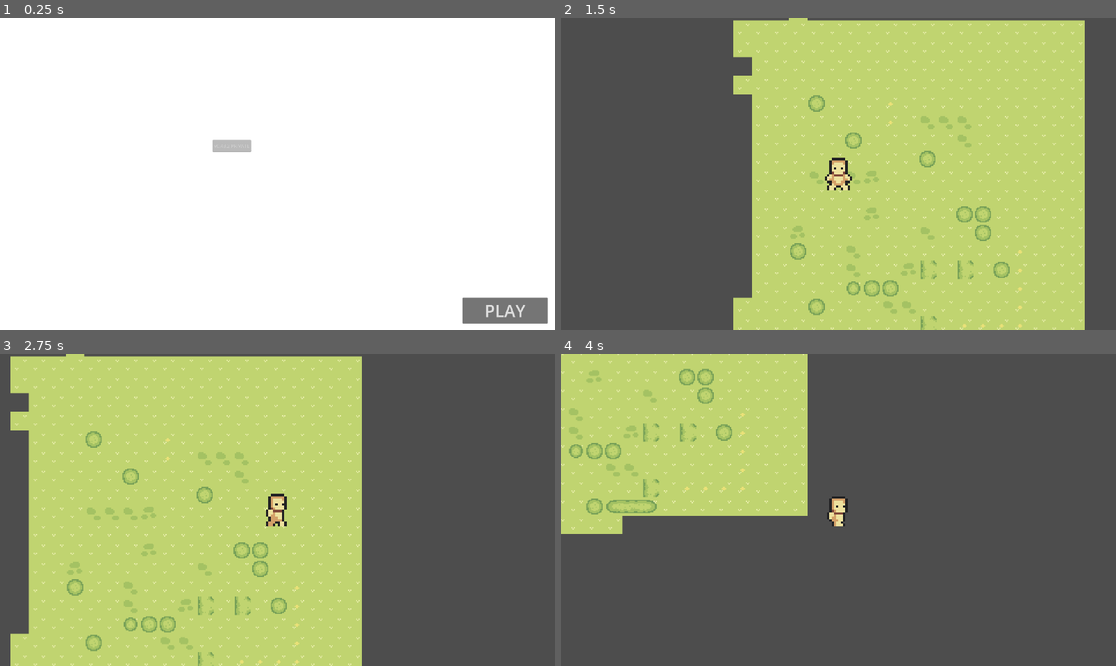
Above: before the commit, frames 1-4 (two rows, left to right).
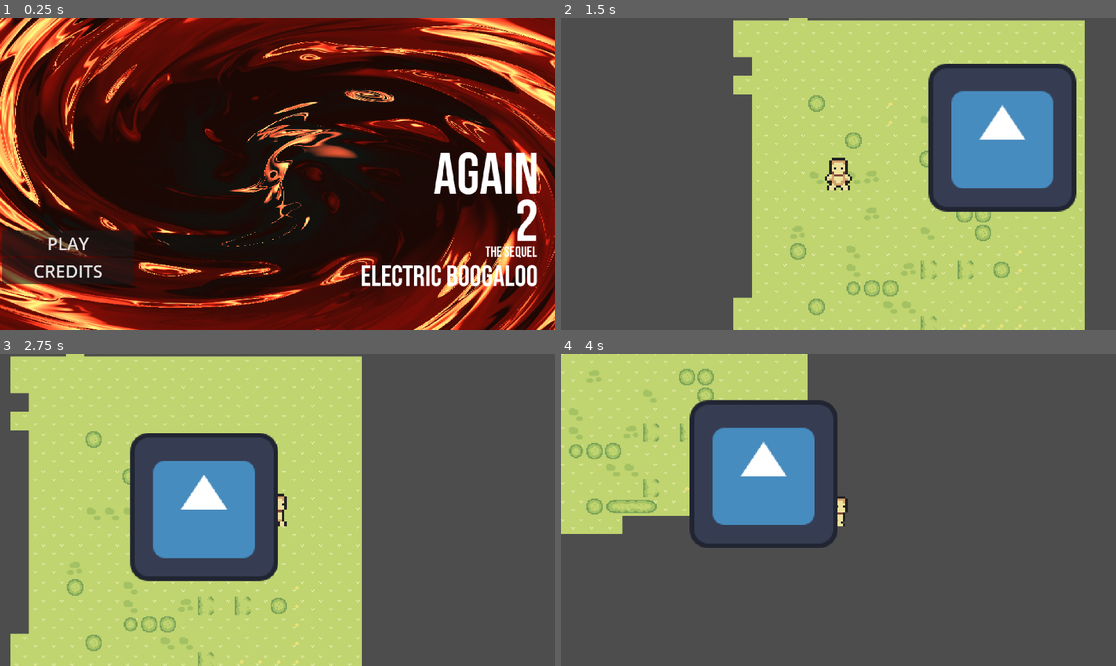
Above: after the commit, the same moments.

Repository: senhas-rgb/gmtk-2025
Game: Godot game, scene res://Scen/menu.tscn
Two runs of this game, one before a commit and one after it. Both use one fixed random seed, a clock stepped at 60 frames per second and the inputs below. The engine's default icon, where the game draws it, is replaced by a stand-in: a white triangle on a blue panel in a dark square.
Inputs (mouse positions are in pixels of both pictures, inside the frame that each line leads up to):
- Up to frame 1 (0.25 s): no input
- Up to frame 2 (1.5 s): click (627, 270) at 0.5 s, where only the run after the commit has a clickable "CREDITS"; click "PLAY" at 1.25 s
- Up to frame 3 (2.75 s): hold D (right) from 2.03 s (still down)
- Up to frame 4 (4 s): release D (right) at 2.78 s; hold S (down) 2.78-3.53 s; hold D (right) from 3.53 s (still down)

The runs differ from the first frame. In frame 1, 98% of the frame differs, in the area x 0-100%, y 0-100%; in frame 2, 13%; in frame 3, 12%; in frame 4, 9.7%.

Commit message:
myusic go bur

Diff:
--- a/timelooped/Characters/player.tscn
+++ b/timelooped/Characters/player.tscn
@@ -335,6 +335,9 @@
 [sub_resource type="RectangleShape2D" id="RectangleShape2D_5mj4t"]
 size = Vector2(24, 29)
 
+[sub_resource type="CircleShape2D" id="CircleShape2D_eovys"]
+radius = 62.1691
+
 [node name="Player" type="CharacterBody2D"]
 script = ExtResource("1_eovys")
 
@@ -353,3 +356,8 @@
 
 [node name="Camera2D" type="Camera2D" parent="."]
 zoom = Vector2(4, 4)
+
+[node name="Area2D" type="Area2D" parent="."]
+
+[node name="CollisionShape2D" type="CollisionShape2D" parent="Area2D"]
+shape = SubResource("CircleShape2D_eovys")
--- a/timelooped/Levels/game_level.tscn
+++ b/timelooped/Levels/game_level.tscn
@@ -1,8 +1,9 @@
-[gd_scene load_steps=6 format=3 uid="uid://mp43h0ywpc4a"]
+[gd_scene load_steps=7 format=3 uid="uid://mp43h0ywpc4a"]
 
 [ext_resource type="PackedScene" uid="uid://drq6i1r6e3n32" path="res://Characters/player.tscn" id="1_up8ek"]
 [ext_resource type="AudioStream" uid="uid://cggqbitt8gbfs" path="res://Art/background.ogg" id="2_wlvk4"]
 [ext_resource type="Texture2D" uid="uid://dt2i06flatmv8" path="res://Art/Tilesets/Grass.png" id="3_wmi5p"]
+[ext_resource type="PackedScene" uid="uid://crxcagibj7pxs" path="res://Characters/enemy.tscn" id="4_wownj"]
 
 [sub_resource type="TileSetAtlasSource" id="TileSetAtlasSource_wownj"]
 texture = ExtResource("3_wmi5p")
@@ -82,6 +83,7 @@
 [node name="GameLevel" type="Node2D"]
 
 [node name="Player" parent="." instance=ExtResource("1_up8ek")]
+unique_name_in_owner = true
 position = Vector2(75, 37)
 
 [node name="RemoteTransform2D" type="RemoteTransform2D" parent="Player"]
@@ -104,3 +106,6 @@
 
 [node name="Camera2D" type="Camera2D" parent="."]
 position = Vector2(75, 37)
+
+[node name="Enemy" parent="." instance=ExtResource("4_wownj")]
+position = Vector2(264, -5)
--- a/timelooped/Scen/meni.gd
+++ b/timelooped/Scen/meni.gd
@@ -1,6 +1,7 @@
 extends Control
 
-@onready var play: Button = $play
+@onready var play: Button = $VBoxContainer/play
+@onready var credit: Button = $VBoxContainer/credit
 @onready var audio_stream_player_2d: AudioStreamPlayer2D = $AudioStreamPlayer2D
 
 func _ready():
@@ -8,3 +9,11 @@
 
 func _on_play_pressed() -> void:
 	get_tree().change_scene_to_file("res://Levels/game_level.tscn")
+
+
+func _on_credit_pressed() -> void:
+	pass # Replace with function body.
+
+
+func _on_setting_pressed() -> void:
+	get_tree().change_scene_to_file("res://Scen/settings.tscn")
--- /dev/null
+++ b/timelooped/Scen/menu.gdshader
@@ -0,0 +1,62 @@
+shader_type canvas_item;
+//took it directly from balatro source code
+//buy balatro now
+
+
+uniform highp float spin_rotation_speed = 2.0;
+uniform highp float move_speed = 7.0;
+uniform highp vec2 offset = vec2(0., 0.);
+uniform highp vec4 colour_1 : source_color = vec4(0.871, 0.267, 0.231, 1.0);
+uniform highp vec4 colour_2 : source_color = vec4(0.0, 0.42, 0.706, 1.0);
+uniform highp vec4 colour_3 : source_color = vec4(0.086, 0.137, 0.145, 1.0);
+uniform highp float contrast = 3.5;
+uniform highp float lighting = 0.4;
+uniform highp float spin_amount = 0.25;
+uniform highp float pixel_filter = 740.;
+uniform bool is_rotating = false;
+#define SPIN_EASE 1.0
+
+
+vec4 effect(vec2 screenSize, vec2 screen_coords){
+
+	highp float pixel_size = length(screenSize.xy) / pixel_filter;
+    highp vec2 uv = (floor(screen_coords.xy*(1./pixel_size))*pixel_size - 0.5*screenSize.xy)/length(screenSize.xy) - offset;
+    highp float uv_len = length(uv);
+
+
+    highp float speed = (spin_rotation_speed*SPIN_EASE*0.2);
+	if(is_rotating){
+		speed = TIME * speed;
+	}
+	speed += 302.2;
+    highp float new_pixel_angle = (atan(uv.y, uv.x)) + speed - SPIN_EASE*20.*(1.*spin_amount*uv_len + (1. - 1.*spin_amount));
+    highp vec2 mid = (screenSize.xy/length(screenSize.xy))/2.;
+    uv = (vec2((uv_len * cos(new_pixel_angle) + mid.x), (uv_len * sin(new_pixel_angle) + mid.y)) - mid);
+
+    uv *= 30.;
+    speed = TIME*(move_speed);
+	highp vec2 uv2 = vec2(uv.x+uv.y);
+
+	for(int i=0; i < 5; i++) {
+		uv2 += sin(max(uv.x, uv.y)) + uv;
+		uv  += 0.5*vec2(cos(5.1123314 + 0.353*uv2.y + speed*0.131121),sin(uv2.x - 0.113*speed));
+		uv  -= 1.0*cos(uv.x + uv.y) - 1.0*sin(uv.x*0.711 - uv.y);
+	}
+
+
+    highp float contrast_mod = (0.25*contrast + 0.5*spin_amount + 1.2);
+	highp float paint_res = min(2., max(0.,length(uv)*(0.035)*contrast_mod));
+    highp float c1p = max(0.,1. - contrast_mod*abs(1.-paint_res));
+    highp float c2p = max(0.,1. - contrast_mod*abs(paint_res));
+    highp float c3p = 1. - min(1., c1p + c2p);
+
+	highp float ligth = (lighting - 0.2) * max(c1p*5. - 4., 0.) + lighting * max(c2p*5. - 4., 0.);
+	highp vec4 ret_col = (0.3/contrast)*colour_1 + (1. - 0.3/contrast)*(colour_1*c1p + colour_2*c2p + vec4(c3p*colour_3.rgb, c3p*colour_1.a)) + ligth;
+	return ret_col;
+}
+
+
+void fragment() {
+    vec2 uv = UV;
+	COLOR *= effect(TEXTURE_PIXEL_SIZE, uv);
+}
--- a/timelooped/Scen/menu.tscn
+++ b/timelooped/Scen/menu.tscn
@@ -1,10 +1,23 @@
-[gd_scene load_steps=5 format=3 uid="uid://cwfa3rmeaqdhy"]
+[gd_scene load_steps=6 format=3 uid="uid://cwfa3rmeaqdhy"]
 
 [ext_resource type="Script" uid="uid://kh2bdqh7a6ew" path="res://Scen/meni.gd" id="1_k2y38"]
 [ext_resource type="Texture2D" uid="uid://c7c4d5dol75hj" path="res://gayporn.png" id="2_0j7kw"]
-[ext_resource type="AudioStream" uid="uid://b5qbl5kqjrvga" path="res://Art/prostate cancer.mp3" id="3_0j7kw"]
+[ext_resource type="Shader" uid="uid://bukyy2nr6yuai" path="res://Scen/menu.gdshader" id="2_3a3pa"]
+[ext_resource type="AudioStream" uid="uid://dbeio48pw5075" path="res://Art/Trailer.mp3" id="4_3a3pa"]
 
 [sub_resource type="ShaderMaterial" id="ShaderMaterial_0j7kw"]
+shader = ExtResource("2_3a3pa")
+shader_parameter/spin_rotation_speed = 2.0
+shader_parameter/move_speed = 9.45
+shader_parameter/offset = Vector2(0, 0)
+shader_parameter/colour_1 = Color(0.871, 0.267, 0.231, 1)
+shader_parameter/colour_2 = Color(0, 0.42, 0.706, 1)
+shader_parameter/colour_3 = Color(0.086, 0.137, 0.145, 1)
+shader_parameter/contrast = 3.355
+shader_parameter/lighting = 4.61
+shader_parameter/spin_amount = 0.34
+shader_parameter/pixel_filter = 740.0
+shader_parameter/is_rotating = true
 
 [node name="Control" type="Control"]
 layout_mode = 3
@@ -20,46 +33,39 @@
 layout_mode = 0
 offset_right = 1920.0
 offset_bottom = 1080.0
-
-[node name="play" type="Button" parent="."]
-layout_mode = 1
-anchors_preset = 8
-anchor_left = 0.5
-anchor_top = 0.5
-anchor_right = 0.5
-anchor_bottom = 0.5
-offset_left = 640.0
-offset_top = 432.0
-offset_right = 935.0
-offset_bottom = 514.0
-grow_horizontal = 2
-grow_vertical = 2
-theme_override_font_sizes/font_size = 59
-text = "PLAY"
-autowrap_mode = 1
+color = Color(0.688189, 0.21412, 0.113856, 1)
 
 [node name="Logo" type="Sprite2D" parent="."]
 position = Vector2(500, 294)
 scale = Vector2(6.36525, 6.46875)
 
-[node name="version" type="LineEdit" parent="."]
-layout_mode = 0
-offset_left = 735.0
-offset_top = 422.0
-offset_right = 869.0
-offset_bottom = 464.0
-text = "v0.43.2 PRIVATE"
-alignment = 1
-editable = false
-
 [node name="Gayporn" type="Sprite2D" parent="."]
-position = Vector2(1294, 287)
+position = Vector2(1372, 693)
 scale = Vector2(2.01978, 2.01978)
 texture = ExtResource("2_0j7kw")
 
 [node name="AudioStreamPlayer2D" type="AudioStreamPlayer2D" parent="."]
-stream = ExtResource("3_0j7kw")
+stream = ExtResource("4_3a3pa")
 parameters/looping = true
 
-[connection signal="pressed" from="play" to="." method="_on_play_pressed"]
-[connection signal="pressed" from="play" to="play" method="_on_pressed"]
+[node name="VBoxContainer" type="VBoxContainer" parent="."]
+layout_mode = 0
+offset_left = 7.0
+offset_top = 735.0
+offset_right = 464.0
+offset_bottom = 1071.0
+
+[node name="play" type="Button" parent="VBoxContainer"]
+layout_mode = 2
+theme_override_font_sizes/font_size = 60
+text = "PLAY"
+autowrap_mode = 1
+
+[node name="credit" type="Button" parent="VBoxContainer"]
+layout_mode = 2
+theme_override_font_sizes/font_size = 60
+text = "CREDITS"
+
+[connection signal="pressed" from="VBoxContainer/play" to="." method="_on_play_pressed"]
+[connection signal="pressed" from="VBoxContainer/play" to="VBoxContainer/play" method="_on_pressed"]
+[connection signal="pressed" from="VBoxContainer/credit" to="." method="_on_credit_pressed"]
--- /dev/null
+++ b/timelooped/Scen/settings.gd
@@ -0,0 +1,6 @@
+extends Control
+
+
+
+func _on_h_slider_value_changed(value: float) -> void:
+	AudioServer.set_bus_volume_db(0,value)
--- /dev/null
+++ b/timelooped/Scen/settings.tscn
@@ -0,0 +1,21 @@
+[gd_scene load_steps=2 format=3 uid="uid://b0kun5l3bl86d"]
+
+[ext_resource type="Script" uid="uid://dyl60n06iylfe" path="res://Scen/settings.gd" id="1_eoclq"]
+
+[node name="Control" type="Control"]
+layout_mode = 3
+anchors_preset = 15
+anchor_right = 1.0
+anchor_bottom = 1.0
+grow_horizontal = 2
+grow_vertical = 2
+script = ExtResource("1_eoclq")
+
+[node name="HSlider" type="HSlider" parent="."]
+layout_mode = 0
+offset_left = 114.0
+offset_top = 96.0
+offset_right = 423.0
+offset_bottom = 112.0
+
+[connection signal="value_changed" from="HSlider" to="." method="_on_h_slider_value_changed"]
Not shown, added: timelooped/Art/Trailer.mp3.import
Not shown, added: timelooped/Art/ill use this later.mp3.import
Not shown: 1 places in timelooped/Characters/enemy.tscn that only renumber resources
Not shown: 1 places in timelooped/Characters/player.tscn that only renumber resources
Not shown, added: timelooped/Scen/menu.gdshader.uid
Not shown, added: timelooped/Scen/settings.gd.uid
Not shown, added: timelooped/Art/Trailer.mp3
Not shown, added: timelooped/Art/ill use this later.mp3
